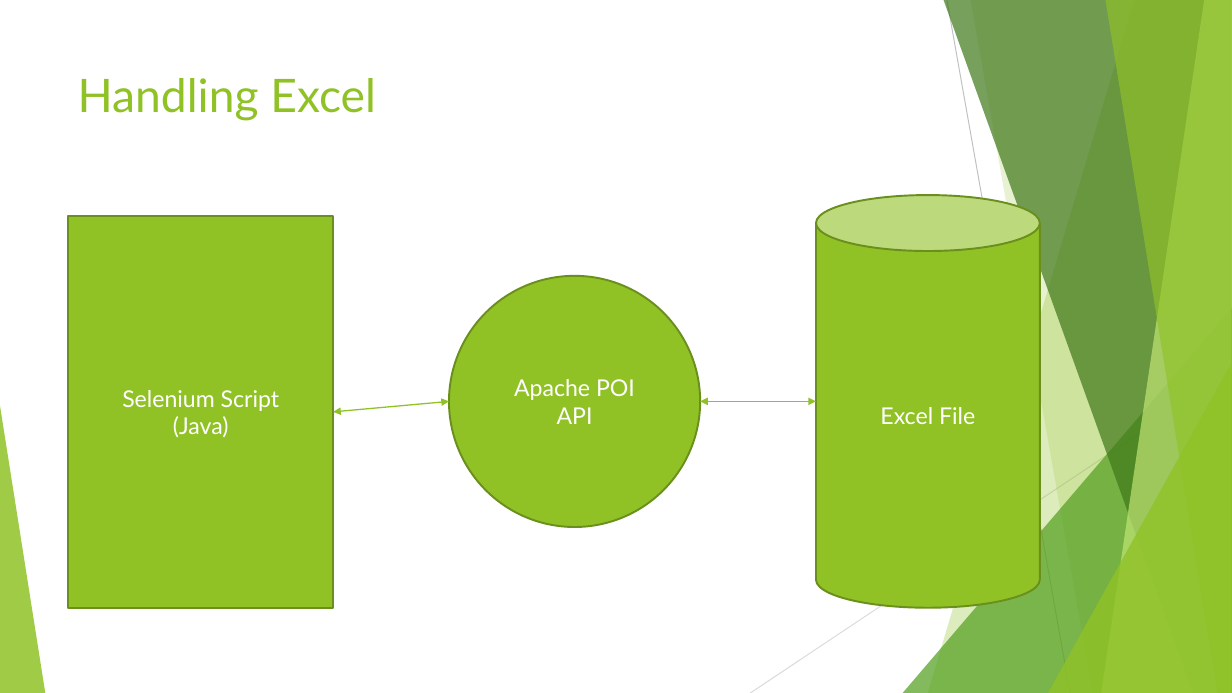
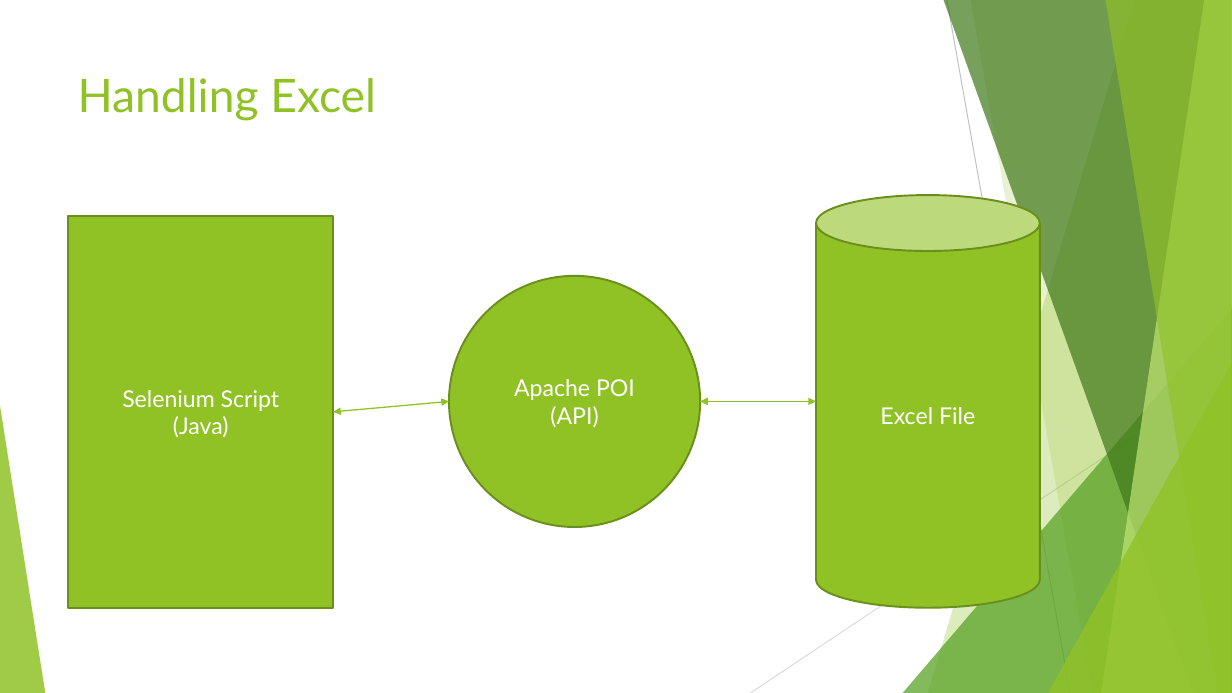
Before and after one commit to ankushvankore/SA2509016, a slide deck: slide 4 of Data Driven Framework.pptx. Drawn at 1232x693 pixels with LibreOffice and Linux fonts; fonts in the diff are those of the drawing. Boxes give left, top, right and bottom in pixels: in the first picture for what was removed or moved away, otherwise in the second. Text is boxed around its words. In the diff, an @@ line names an element or a change of style, - is before the commit and + after.

```diff
--- a/Data Driven Framework.pptx
+++ b/Data Driven Framework.pptx
@@ text in ellipse at [550, 406, 598, 427]: text changed @@
-API
+(API)
```
Also in this commit, not shown: 1 slide added, 20 other files.
